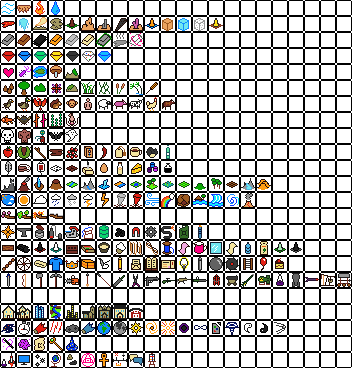
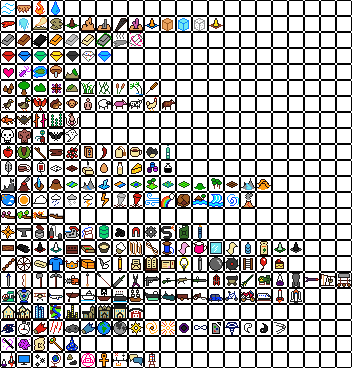
Comparing the layer stacks of the two 352x368 images. Changes:
painted on "Elements" over [2, 289, 302, 303]
